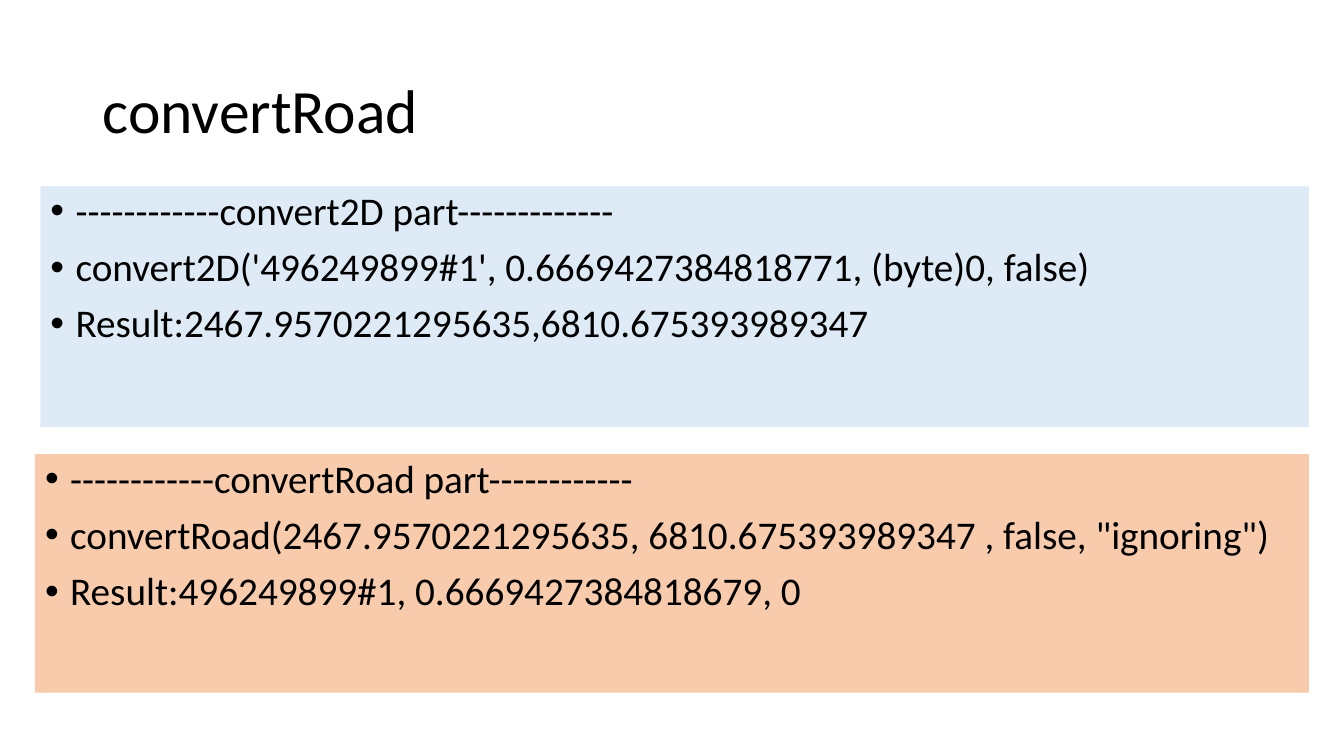
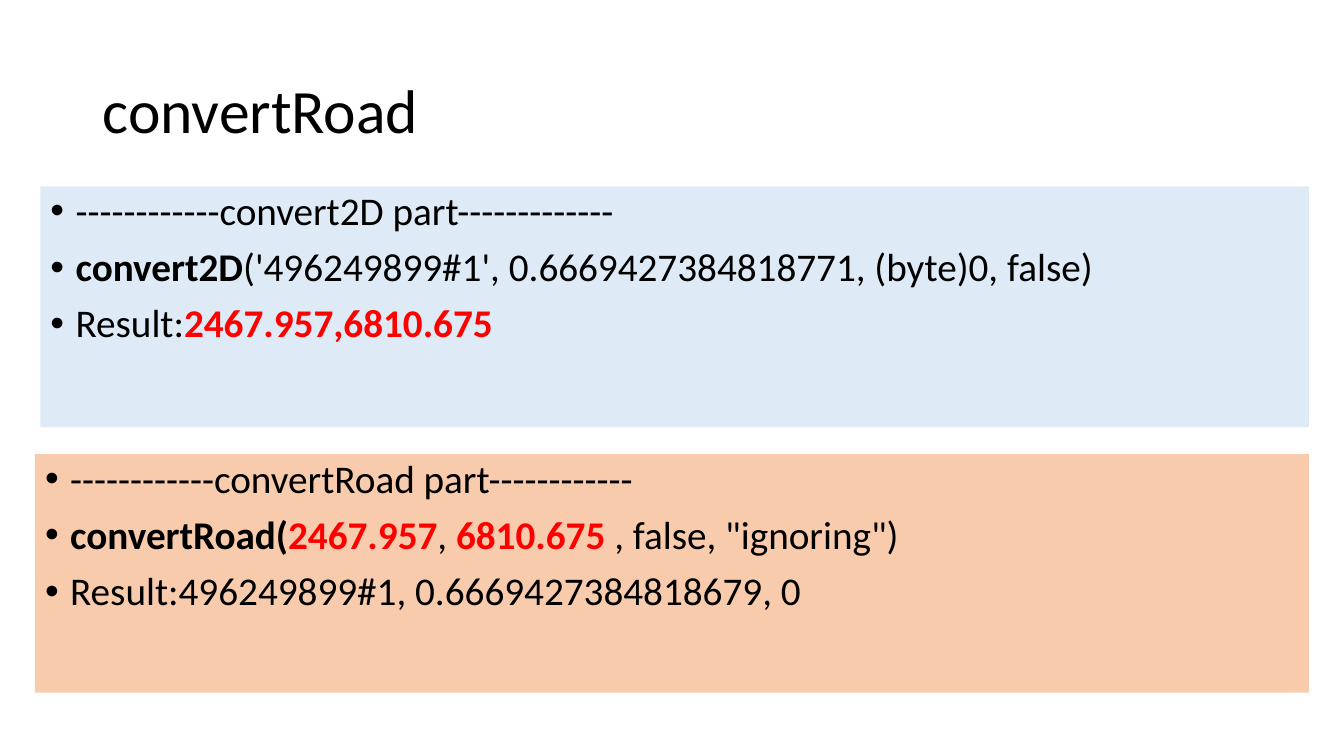
Before and after one commit to YenKang/Smart-Logistics-Plan, a slide deck: slide 25 of eclipse workspace/java_library/sumo_implementation recording.pptx. Drawn at 1344x756 pixels with LibreOffice and Linux fonts; fonts in the diff are those of the drawing. Boxes give left, top, right and bottom in pixels: in the first picture for what was removed or moved away, otherwise in the second. Text is boxed around its words. In the diff, an @@ line names an element or a change of style, - is before the commit and + after.

```diff
--- a/eclipse workspace/java_library/sumo_implementation recording.pptx
+++ b/eclipse workspace/java_library/sumo_implementation recording.pptx
@@ text at (x1=76, y1=252, x2=1093, y2=288): bold on in "convert2D('496249899#1'," @@
@@ text at (x1=76, y1=309, x2=493, y2=342): text changed; text colour #000000 to #FF0000; bold on @@
-• Result:2467.9570221295635,6810.675393989347
+• Result:2467.957,6810.675
@@ text in rectangle at (x1=70, y1=520, x2=898, y2=556): text changed; bold on @@
-• convertRoad(2467.9570221295635, 6810.675393989347 , false, "ignoring")
+• convertRoad(2467.957, 6810.675 , false, "ignoring")
```
Also in this commit, not shown: 9 other slides changed, 7 slides added, 2 slides removed, 1 other file.
